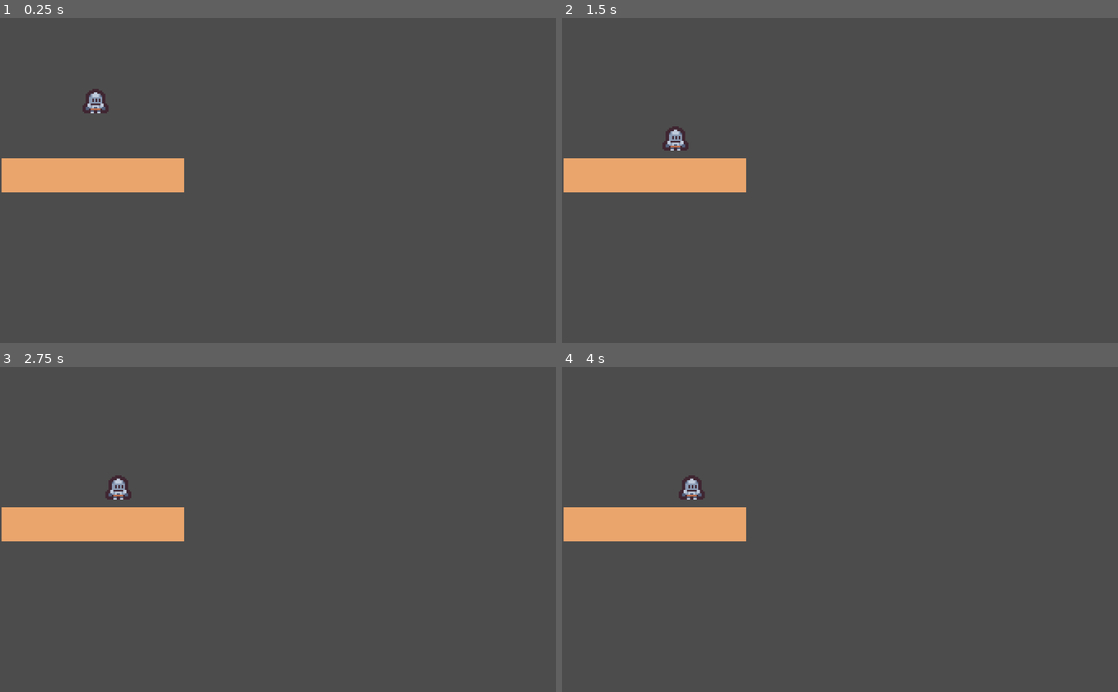
Above: before the commit, frames 1-4 (two rows, left to right).
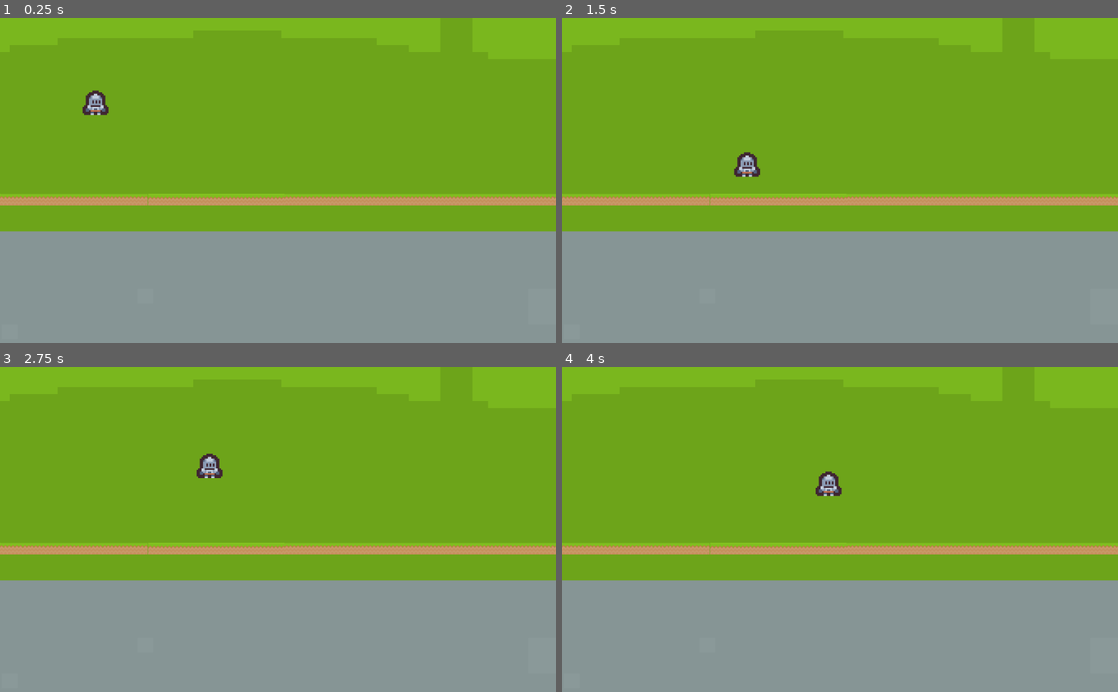
Above: after the commit, the same moments.

Repository: dickinsona19/PlatformerDemo
Game: Godot game, scene res://MainWorld/Main.tscn
Two runs of this game, one before a commit and one after it. Both use one fixed random seed, a clock stepped at 60 frames per second and the inputs below.
Inputs (mouse positions are in pixels of both pictures, inside the frame that each line leads up to):
- Up to frame 1 (0.25 s): no input
- Up to frame 2 (1.5 s): move the mouse to (962, 164) at 0.52 s; hold D (move_right) 0.53-1.28 s; tap W (jump, bound only after the commit) at 0.6, 0.77, 1.07, 1.35 s; move the mouse to (728, 196) at 1.27 s; hold A (move_left) from 1.28 s (still down)
- Up to frame 3 (2.75 s): tap W (jump, bound only after the commit) at 1.52, 1.82, 2.1 s; move the mouse to (333, 458) at 2.02 s; release A (move_left) at 2.03 s; hold D (move_right) from 2.03 s (still down)
- Up to frame 4 (4 s): move the mouse to (812, 594) at 2.77 s; tap W (jump, bound only after the commit) at 2.85, 3.02, 3.32, 3.6, 3.77 s; move the mouse to (1006, 578) at 3.52 s; release D (move_right) at 3.53 s; hold A (move_left) from 3.53 s (still down)

The runs differ from the first frame. In frame 1, 100% of the frame differs, in the area x 0-100%, y 0-100%; in frame 2, 100%; in frame 3, 100%; in frame 4, 100%.

Commit message:
Player has ability to jump, but only when on ground

Diff:
--- a/MainWorld/Area2D.gd
+++ /dev/null
@@ -1,16 +0,0 @@
-extends Area2D
-
-
-# Declare member variables here. Examples:
-# var a = 2
-# var b = "text"
-
-
-# Called when the node enters the scene tree for the first time.
-func _ready():
-	pass # Replace with function body.
-
-
-# Called every frame. 'delta' is the elapsed time since the previous frame.
-#func _process(delta):
-#	pass
--- a/MainWorld/Main.gd
+++ b/MainWorld/Main.gd
@@ -14,3 +14,8 @@
 # Called every frame. 'delta' is the elapsed time since the previous frame.
 #func _process(delta):
 #	pass
+
+
+func _on_Area2D_body_entered(body):
+	if body.name == "Player":
+		$Player.canJump = true
--- a/MainWorld/Main.tscn
+++ b/MainWorld/Main.tscn
@@ -1,24 +1,283 @@
-[gd_scene load_steps=5 format=2]
+[gd_scene load_steps=7 format=2]
 
 [ext_resource path="res://Player/Player.tscn" type="PackedScene" id=1]
-[ext_resource path="res://MainWorld/tile_0048.png" type="Texture" id=2]
+[ext_resource path="res://MainWorld/tile_0123.png" type="Texture" id=2]
+[ext_resource path="res://MainWorld/backgrounds.png" type="Texture" id=3]
 [ext_resource path="res://MainWorld/Main.gd" type="Script" id=4]
 
 [sub_resource type="RectangleShape2D" id=1]
+extents = Vector2( 645.5, 10 )
+
+[sub_resource type="RectangleShape2D" id=2]
+extents = Vector2( 645.5, 14.75 )
 
 [node name="Main" type="Node2D"]
 script = ExtResource( 4 )
 
-[node name="Floor" type="Sprite" parent="."]
-position = Vector2( 171, 290 )
-scale = Vector2( 21, 3.9375 )
-texture = ExtResource( 2 )
-
-[node name="KinematicBody2D" type="KinematicBody2D" parent="Floor"]
-
-[node name="CollisionShape2D" type="CollisionShape2D" parent="Floor/KinematicBody2D"]
-shape = SubResource( 1 )
+[node name="Backgrounds" type="Sprite" parent="."]
+position = Vector2( 613, -23 )
+rotation = 3.14159
+scale = Vector2( 14.689, -13.2442 )
+texture = ExtResource( 3 )
 
 [node name="Player" parent="." instance=ExtResource( 1 )]
 position = Vector2( 176, 145 )
 scale = Vector2( 3, 3 )
+
+[node name="Floor" type="Node2D" parent="."]
+
+[node name="Sprite" type="Sprite" parent="Floor"]
+position = Vector2( 10, 335 )
+texture = ExtResource( 2 )
+
+[node name="Sprite2" type="Sprite" parent="Floor"]
+position = Vector2( 31, 335 )
+texture = ExtResource( 2 )
+
+[node name="Sprite3" type="Sprite" parent="Floor"]
+position = Vector2( 52, 335 )
+texture = ExtResource( 2 )
+
+[node name="Sprite4" type="Sprite" parent="Floor"]
+position = Vector2( 73, 335 )
+texture = ExtResource( 2 )
+
+[node name="Sprite5" type="Sprite" parent="Floor"]
+position = Vector2( 94, 335 )
+texture = ExtResource( 2 )
+
+[node name="Sprite6" type="Sprite" parent="Floor"]
+position = Vector2( 115, 335 )
+texture = ExtResource( 2 )
+
+[node name="Sprite7" type="Sprite" parent="Floor"]
+position = Vector2( 136, 335 )
+texture = ExtResource( 2 )
+
+[node name="Sprite8" type="Sprite" parent="Floor"]
+position = Vector2( 157, 335 )
+texture = ExtResource( 2 )
+
+[node name="Sprite9" type="Sprite" parent="Floor"]
+position = Vector2( 262, 335 )
+texture = ExtResource( 2 )
+
+[node name="Sprite10" type="Sprite" parent="Floor"]
+position = Vector2( 241, 335 )
+texture = ExtResource( 2 )
+
+[node name="Sprite11" type="Sprite" parent="Floor"]
+position = Vector2( 220, 335 )
+texture = ExtResource( 2 )
+
+[node name="Sprite12" type="Sprite" parent="Floor"]
+position = Vector2( 199, 335 )
+texture = ExtResource( 2 )
+
+[node name="Sprite13" type="Sprite" parent="Floor"]
+position = Vector2( 178, 335 )
+texture = ExtResource( 2 )
+
+[node name="Sprite14" type="Sprite" parent="Floor"]
+position = Vector2( 283.079, 335.075 )
+texture = ExtResource( 2 )
+
+[node name="Sprite15" type="Sprite" parent="Floor"]
+position = Vector2( 388.079, 335.075 )
+texture = ExtResource( 2 )
+
+[node name="Sprite19" type="Sprite" parent="Floor"]
+position = Vector2( 304.079, 335.075 )
+texture = ExtResource( 2 )
+
+[node name="Sprite16" type="Sprite" parent="Floor"]
+position = Vector2( 367.079, 335.075 )
+texture = ExtResource( 2 )
+
+[node name="Sprite17" type="Sprite" parent="Floor"]
+position = Vector2( 346.079, 335.075 )
+texture = ExtResource( 2 )
+
+[node name="Sprite18" type="Sprite" parent="Floor"]
+position = Vector2( 325.079, 335.075 )
+texture = ExtResource( 2 )
+
+[node name="Sprite20" type="Sprite" parent="Floor"]
+position = Vector2( 409.079, 335.075 )
+texture = ExtResource( 2 )
+
+[node name="Sprite21" type="Sprite" parent="Floor"]
+position = Vector2( 514.079, 335.075 )
+texture = ExtResource( 2 )
+
+[node name="Sprite22" type="Sprite" parent="Floor"]
+position = Vector2( 430.079, 335.075 )
+texture = ExtResource( 2 )
+
+[node name="Sprite23" type="Sprite" parent="Floor"]
+position = Vector2( 493.079, 335.075 )
+texture = ExtResource( 2 )
+
+[node name="Sprite24" type="Sprite" parent="Floor"]
+position = Vector2( 472.079, 335.075 )
+texture = ExtResource( 2 )
+
+[node name="Sprite25" type="Sprite" parent="Floor"]
+position = Vector2( 451.079, 335.075 )
+texture = ExtResource( 2 )
+
+[node name="Sprite26" type="Sprite" parent="Floor"]
+position = Vector2( 535, 335 )
+texture = ExtResource( 2 )
+
+[node name="Sprite27" type="Sprite" parent="Floor"]
+position = Vector2( 640, 335 )
+texture = ExtResource( 2 )
+
+[node name="Sprite28" type="Sprite" parent="Floor"]
+position = Vector2( 619, 335 )
+texture = ExtResource( 2 )
+
+[node name="Sprite29" type="Sprite" parent="Floor"]
+position = Vector2( 598, 335 )
+texture = ExtResource( 2 )
+
+[node name="Sprite30" type="Sprite" parent="Floor"]
+position = Vector2( 577, 335 )
+texture = ExtResource( 2 )
+
+[node name="Sprite31" type="Sprite" parent="Floor"]
+position = Vector2( 556, 335 )
+texture = ExtResource( 2 )
+
+[node name="Sprite32" type="Sprite" parent="Floor"]
+position = Vector2( 661, 335 )
+texture = ExtResource( 2 )
+
+[node name="Sprite33" type="Sprite" parent="Floor"]
+position = Vector2( 766, 335 )
+texture = ExtResource( 2 )
+
+[node name="Sprite34" type="Sprite" parent="Floor"]
+position = Vector2( 682, 335 )
+texture = ExtResource( 2 )
+
+[node name="Sprite35" type="Sprite" parent="Floor"]
+position = Vector2( 745, 335 )
+texture = ExtResource( 2 )
+
+[node name="Sprite36" type="Sprite" parent="Floor"]
+position = Vector2( 724, 335 )
+texture = ExtResource( 2 )
+
+[node name="Sprite37" type="Sprite" parent="Floor"]
+position = Vector2( 703, 335 )
+texture = ExtResource( 2 )
+
+[node name="Sprite38" type="Sprite" parent="Floor"]
+position = Vector2( 787, 335 )
+texture = ExtResource( 2 )
+
+[node name="Sprite39" type="Sprite" parent="Floor"]
+position = Vector2( 892, 335 )
+texture = ExtResource( 2 )
+
+[node name="Sprite40" type="Sprite" parent="Floor"]
+position = Vector2( 808, 335 )
+texture = ExtResource( 2 )
+
+[node name="Sprite41" type="Sprite" parent="Floor"]
+position = Vector2( 871, 335 )
+texture = ExtResource( 2 )
+
+[node name="Sprite42" type="Sprite" parent="Floor"]
+position = Vector2( 850, 335 )
+texture = ExtResource( 2 )
+
+[node name="Sprite43" type="Sprite" parent="Floor"]
+position = Vector2( 829, 335 )
+texture = ExtResource( 2 )
+
+[node name="Sprite44" type="Sprite" parent="Floor"]
+position = Vector2( 997, 335 )
+texture = ExtResource( 2 )
+
+[node name="Sprite45" type="Sprite" parent="Floor"]
+position = Vector2( 913, 335 )
+texture = ExtResource( 2 )
+
+[node name="Sprite46" type="Sprite" parent="Floor"]
+position = Vector2( 976, 335 )
+texture = ExtResource( 2 )
+
+[node name="Sprite47" type="Sprite" parent="Floor"]
+position = Vector2( 955, 335 )
+texture = ExtResource( 2 )
+
+[node name="Sprite48" type="Sprite" parent="Floor"]
+position = Vector2( 934, 335 )
+texture = ExtResource( 2 )
+
+[node name="Sprite49" type="Sprite" parent="Floor"]
+position = Vector2( 1018, 335 )
+texture = ExtResource( 2 )
+
+[node name="Sprite50" type="Sprite" parent="Floor"]
+position = Vector2( 1123, 335 )
+texture = ExtResource( 2 )
+
+[node name="Sprite51" type="Sprite" parent="Floor"]
+position = Vector2( 1039, 335 )
+texture = ExtResource( 2 )
+
+[node name="Sprite52" type="Sprite" parent="Floor"]
+position = Vector2( 1102, 335 )
+texture = ExtResource( 2 )
+
+[node name="Sprite53" type="Sprite" parent="Floor"]
+position = Vector2( 1081, 335 )
+texture = ExtResource( 2 )
+
+[node name="Sprite54" type="Sprite" parent="Floor"]
+position = Vector2( 1060, 335 )
+texture = ExtResource( 2 )
+
+[node name="Sprite55" type="Sprite" parent="Floor"]
+position = Vector2( -116, 335 )
+texture = ExtResource( 2 )
+
+[node name="Sprite56" type="Sprite" parent="Floor"]
+position = Vector2( -11, 335 )
+texture = ExtResource( 2 )
+
+[node name="Sprite57" type="Sprite" parent="Floor"]
+position = Vector2( -95, 335 )
+texture = ExtResource( 2 )
+
+[node name="Sprite58" type="Sprite" parent="Floor"]
+position = Vector2( -32, 335 )
+texture = ExtResource( 2 )
+
+[node name="Sprite59" type="Sprite" parent="Floor"]
+position = Vector2( -53, 335 )
+texture = ExtResource( 2 )
+
+[node name="Sprite60" type="Sprite" parent="Floor"]
+position = Vector2( -74, 335 )
+texture = ExtResource( 2 )
+
+[node name="KinematicBody2D" type="KinematicBody2D" parent="Floor"]
+position = Vector2( 504, 337 )
+
+[node name="CollisionShape2D" type="CollisionShape2D" parent="Floor/KinematicBody2D"]
+position = Vector2( -8, -2 )
+shape = SubResource( 1 )
+
+[node name="Area2D" type="Area2D" parent="Floor"]
+
+[node name="CollisionShape2D" type="CollisionShape2D" parent="Floor/Area2D"]
+position = Vector2( 495.5, 332.75 )
+shape = SubResource( 2 )
+
+[connection signal="area_entered" from="Floor/Area2D" to="." method="_on_Area2D_area_entered"]
+[connection signal="body_entered" from="Floor/Area2D" to="." method="_on_Area2D_body_entered"]
--- a/Player/Player.gd
+++ b/Player/Player.gd
@@ -1,7 +1,9 @@
 extends KinematicBody2D
 
-const GRAVITY = 200.0
+const GRAVITY = 300.0
 var velocity = Vector2()
+const jump =500
+var canJump = false
 
 
 # Called when the node enters the scene tree for the first time.
@@ -12,13 +14,21 @@
 # Called every frame. 'delta' is the elapsed time since the previous frame.
 func _process(delta):
 	if Input.is_action_pressed("move_right"):
-		position.x +=1
+		position.x +=5
 	if Input.is_action_pressed("move_left"):
-		position.x -=1
+		position.x -=5
+
 	velocity.y += delta * GRAVITY
+
 	var motion = velocity * delta
+
+	if Input.is_action_just_pressed("jump") and canJump:
+		velocity.y -= jump
+		canJump = false
+
 	move_and_collide(motion)
-
+	if velocity.y >= 200:
+		velocity.y = 200
 
 func _on_KinematicBody2D_mouse_entered():
 	print("Body")
--- a/Player/Player.tscn
+++ b/Player/Player.tscn
@@ -4,6 +4,7 @@
 [ext_resource path="res://Player/tile_0096.png" type="Texture" id=2]
 
 [sub_resource type="RectangleShape2D" id=1]
+extents = Vector2( 8, 7.5 )
 
 [node name="Player" type="KinematicBody2D"]
 script = ExtResource( 1 )
@@ -12,4 +13,5 @@
 texture = ExtResource( 2 )
 
 [node name="CollisionShape2D" type="CollisionShape2D" parent="."]
+position = Vector2( 0, 0.5 )
 shape = SubResource( 1 )
--- a/project.godot
+++ b/project.godot
@@ -18,6 +18,30 @@
 
 common/drop_mouse_on_gui_input_disabled=true
 
+[importer_defaults]
+
+texture={
+"compress/bptc_ldr": 0,
+"compress/hdr_mode": 0,
+"compress/lossy_quality": 0.7,
+"compress/mode": 0,
+"compress/normal_map": 0,
+"detect_3d": false,
+"flags/anisotropic": false,
+"flags/filter": false,
+"flags/mipmaps": false,
+"flags/repeat": 0,
+"flags/srgb": 2,
+"process/HDR_as_SRGB": false,
+"process/fix_alpha_border": true,
+"process/invert_color": false,
+"process/normal_map_invert_y": false,
+"process/premult_alpha": false,
+"size_limit": 0,
+"stream": false,
+"svg/scale": 1.0
+}
+
 [input]
 
 move_left={
@@ -28,6 +52,12 @@
 move_right={
 "deadzone": 0.5,
 "events": [ Object(InputEventKey,"resource_local_to_scene":false,"resource_name":"","device":0,"alt":false,"shift":false,"control":false,"meta":false,"command":false,"pressed":false,"scancode":0,"physical_scancode":68,"unicode":0,"echo":false,"script":null)
+ ]
+}
+jump={
+"deadzone": 0.5,
+"events": [ Object(InputEventKey,"resource_local_to_scene":false,"resource_name":"","device":0,"alt":false,"shift":false,"control":false,"meta":false,"command":false,"pressed":false,"scancode":87,"physical_scancode":0,"unicode":0,"echo":false,"script":null)
+, Object(InputEventKey,"resource_local_to_scene":false,"resource_name":"","device":0,"alt":false,"shift":false,"control":false,"meta":false,"command":false,"pressed":false,"scancode":32,"physical_scancode":0,"unicode":0,"echo":false,"script":null)
  ]
 }
 
Binary file added: MainWorld/backgrounds.png
Not shown, changed: MainWorld/backgrounds.png.import
Binary file removed: MainWorld/tile_0048.png
Binary file added: MainWorld/tile_0123.png
Not shown, added: MainWorld/tile_0123.png.import
